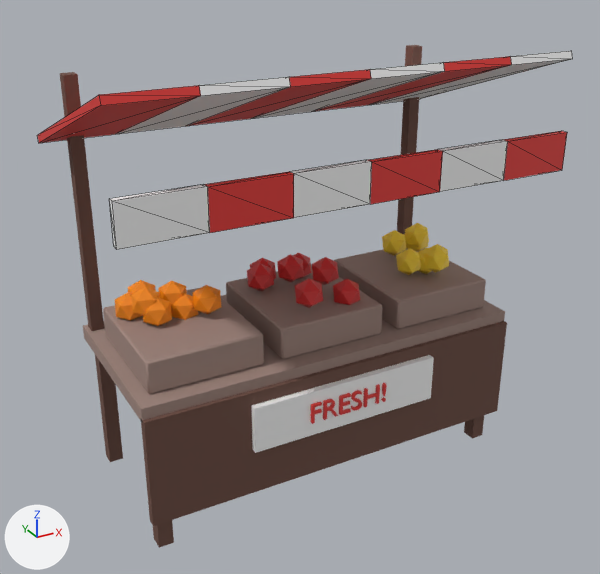
What one commit did to the glTF model 3d/assets/streets_fruitstand.glb.
The view is the same before and after, from a camera (50 mm lens) standing at (-2.05, -3.76, 2.93) and looking at (-0.03, -0.08, 1.09). The lights are fixed; the arrows at lower left show +X, +Y and +Z. The picture after the commit comes second. Mesh edges are drawn as thin lines on the coarser meshes. Where no turn or scale is listed for an object, it has been applied to the vertices. Vertices at exactly the same position are counted once.

Objects in the first picture: 'Awning', 'Stand_body'.
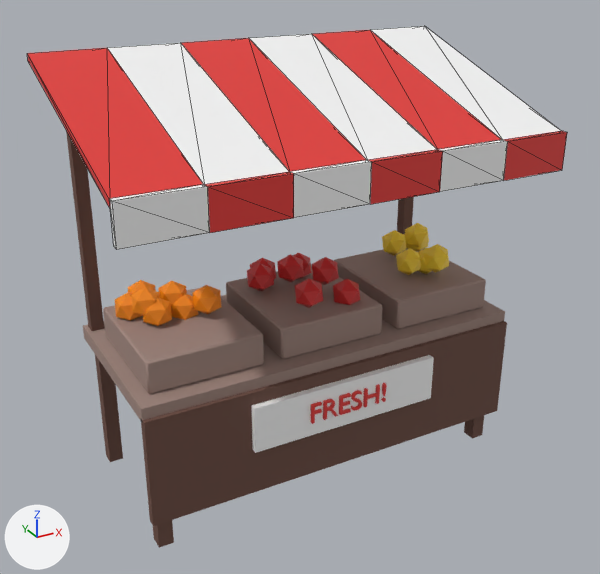
Location of each change, [x1, y1, x2, y2] in pixels of the pictures (600 x 574 px; the box of a moved part takes in the faces that stretch with it):
'Awning', reshaped (13% taller)
    before: [37, 51, 573, 249]
    after: [27, 26, 567, 249]
part 1 of me_awning, moved or reshaped
    before: [37, 77, 290, 143]
    after: [27, 43, 289, 208]
part 2 of me_awning, moved or reshaped
    before: [187, 63, 445, 126]
    after: [181, 34, 437, 172]
part 3 of me_awning, moved or reshaped
    before: [312, 51, 573, 112]
    after: [312, 26, 561, 149]

The change, as a list of edits to the scene's bpy script:
```text
Change me_awning:
    where me_awning.from_pydata(...)  # 72 vertices, 144 faces; spans x -1.2..1.2, y -0.7..0.57, z 1.74..2.34
    used by ob_awning; location = (0.0, 0.0, 0.0)
    me_awning part 1: the loose piece of 12 vertices spanning x -1.2..-0.4, y -0.67..0.57, z 1.9..2.34 is turned 36.7 degrees about the x axis through its middle
    me_awning part 2: the loose piece of 12 vertices spanning x -0.4..0.4, y -0.67..0.57, z 1.9..2.34 is turned 36.7 degrees about the x axis through its middle
    me_awning part 3: the loose piece of 12 vertices spanning x 0.4..1.2, y -0.67..0.57, z 1.9..2.34 is turned 36.7 degrees about the x axis through its middle
```
